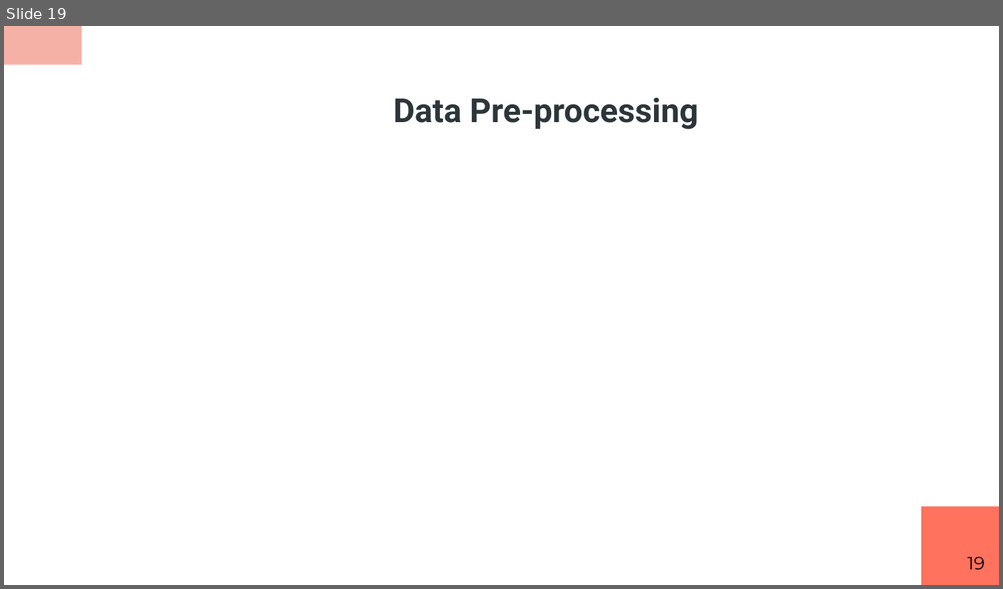
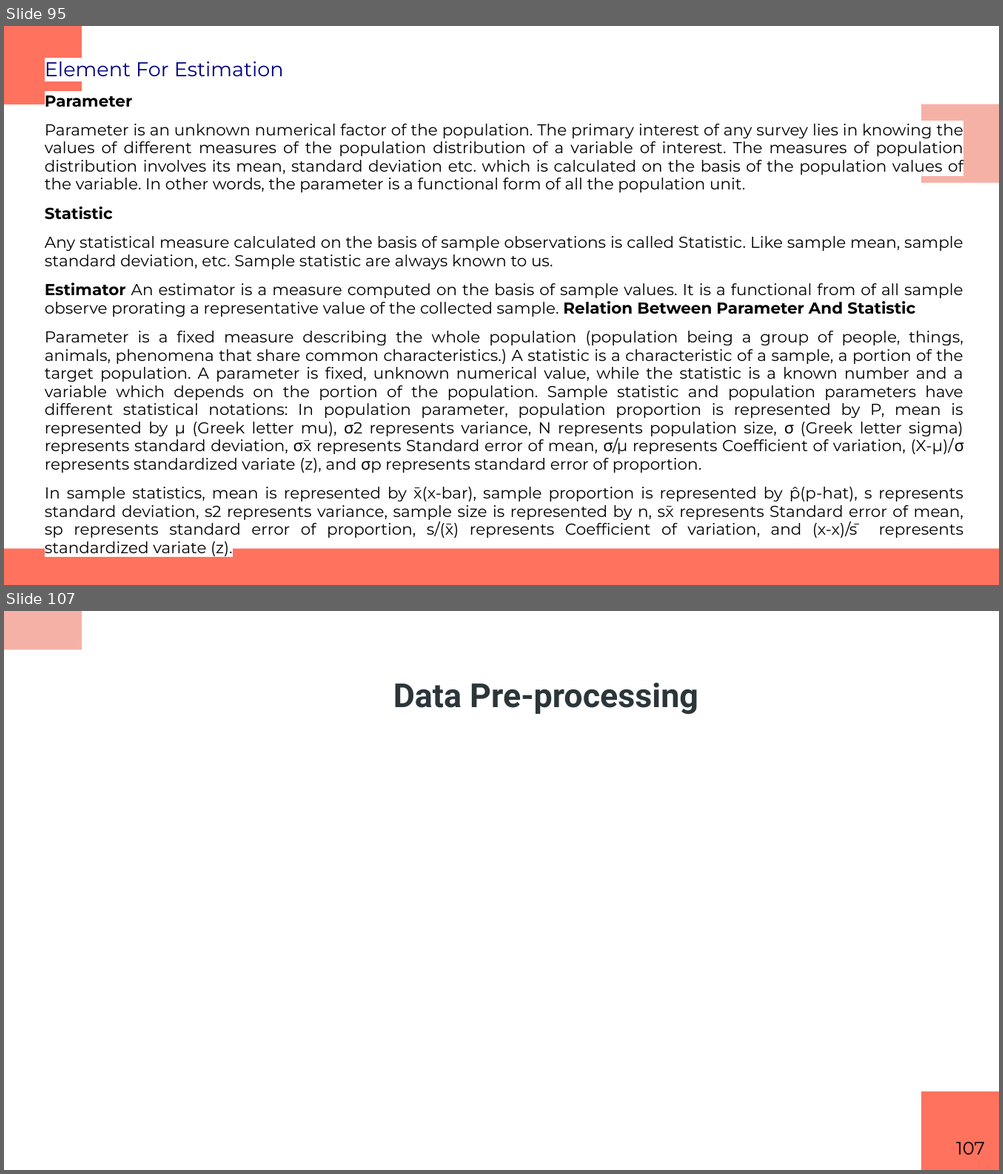
Before and after one commit to RashmivernekarN/ai_with_python_keonics, a slide deck: Module3/Business Statistics.pptx. Shown one above the other, each under a label of ours: slide 19 before the commit, slides 95 and 107 after it; the slides between them are not shown. The pictures are 1003x589 and 1003x1174 pixels, drawn with LibreOffice and Linux fonts; fonts in the diff are those of the drawing. Boxes give left, top, right and bottom in pixels: in the first picture for what was removed or moved away, otherwise in the second. Text is boxed around its words. In the diff, an @@ line names an element or a change of style, - is before the commit and + after.

```diff
--- a/Module3/Business Statistics.pptx
+++ b/Module3/Business Statistics.pptx
@@ slide 95 added at [4,26,999,585], background #FFFFFF @@
@@ rectangle added at [4,26,82,104], fill #FF725E @@
@@ text added at [45,57,964,557], 11.5 pt, text #000000 @@
+Element For Estimation
+Parameter
+Parameter is an unknown numerical factor of the population. The primary interest of any survey lies in knowing the values of different measures of the population distribution of a variable of interest. The measures of population distribution involves its mean, standard deviation etc. which is calculated on the basis of the population values of the variable. In other words, the parameter is a functional form of all the population unit.
+Statistic
+Any statistical measure calculated on the basis of sample observations is called Statistic. Like sample mean, sample standard deviation, etc. Sample statistic are always known to us.
+Estimator An estimator is a measure computed on the basis of sample values. It is a functional from of all sample observe prorating a representative value of the collected sample. Relation Between Parameter And Statistic
+Parameter is a fixed measure describing the whole population (population being a group of people, things, animals, phenomena that share common characteristics.) A statistic is a characteristic of a sample, a portion of the target population. A parameter is fixed, unknown numerical value, while the statistic is a known number and a variable which depends on the portion of the population. Sample statistic and population parameters have different statistical notations: In population parameter, population proportion is represented by P, mean is represented by µ (Greek letter mu), σ2 represents variance, N represents population size, σ (Greek letter sigma) represents standard deviation, σx̄ represents Standard error of mean, σ/µ represents Coefficient of variation, (X-µ)/σ represents standardized variate (z), and σp represents standard error of proportion.
+In sample statistics, mean is represented by x̄(x-bar), sample proportion is represented by p̂(p-hat), s represents standard deviation, s2 represents variance, sample size is represented by n, sx̄ represents Standard error of mean, sp represents standard error of proportion, s/(x̄) represents Coefficient of variation, and (x-x)/s ̄ represents standardized variate (z).
@@ rectangle added at [921,104,999,183], fill #F6B1A7 @@
@@ rectangle added at [4,549,999,585], fill #FF725E @@
@@ what was slide 19 is now slide 107 @@
@@ page number at [956,1142,984,1155]: text changed @@
-19
+107
```
Also in this commit, not shown: 6 slides changed, 88 other slides added, 1 slide removed, 6 other files.
